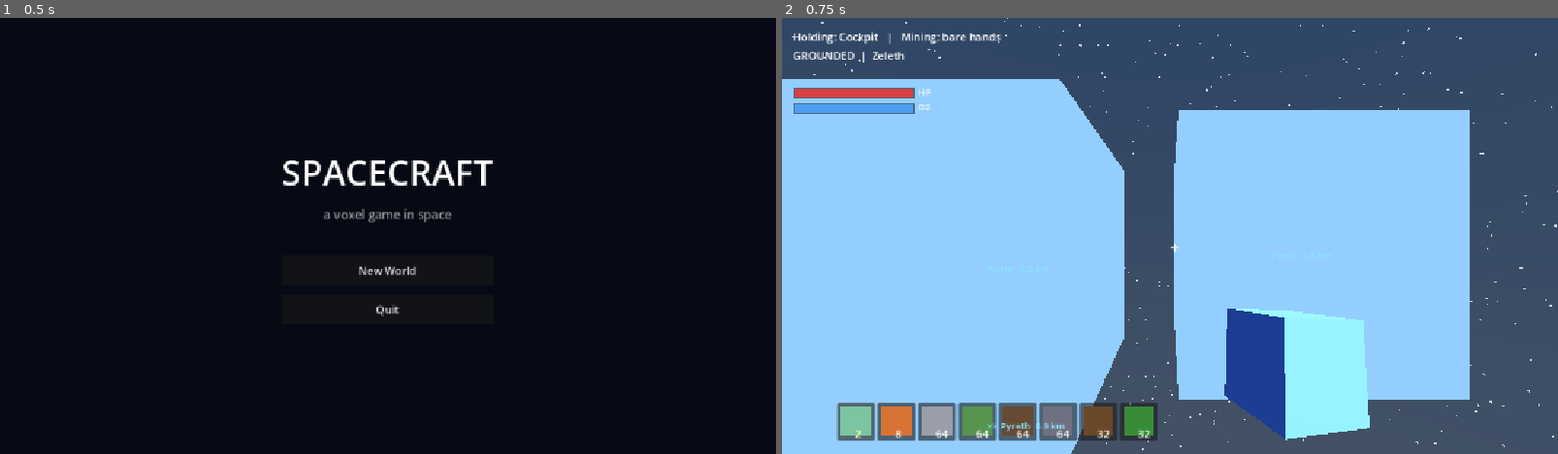
Above: before the commit, frames 1-2 (left to right).
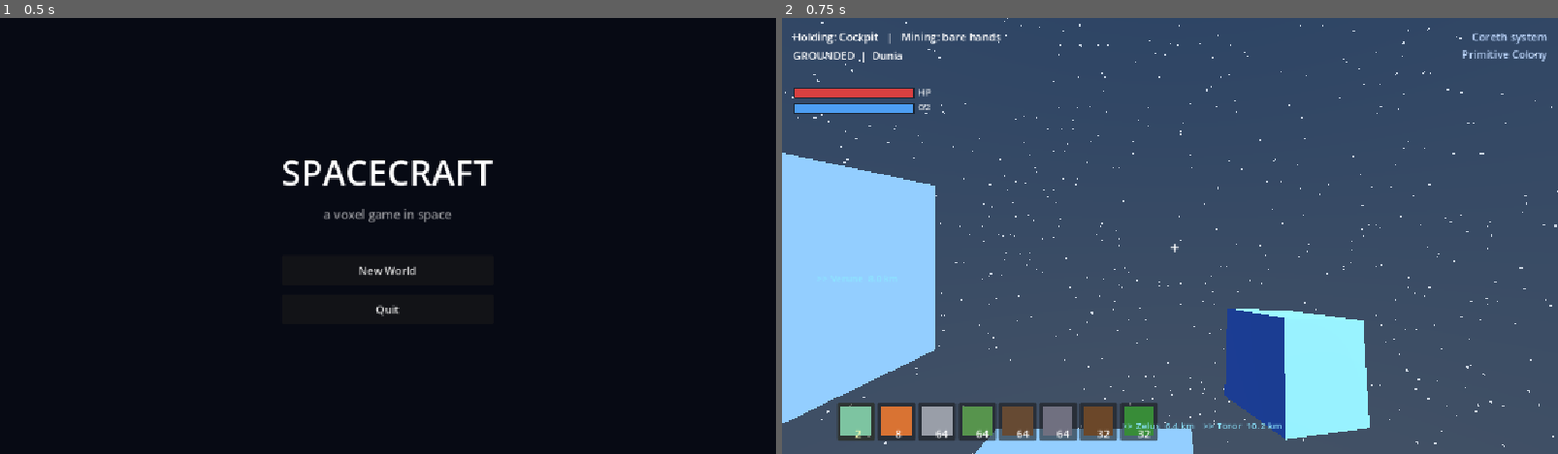
Above: after the commit, the same moments.

Repository: ParkerShelton/space-craft
Game: Godot game, scene res://scenes/Main.tscn
Same seed, same stepped clock (60 frames per second), same inputs: the game is played once before the commit and once after it.
Inputs:
- Up to frame 1 (0.5 s): no input
- Up to frame 2 (0.75 s): click "New World" at 0.5 s

Frame 1 is identical in both runs. In frame 2, 46% of the frame differs, in the area x 0-99%, y 3-100%.

Commit message:
Add a galaxy layer: star systems with procedural civilization tiers
Foundation for the bigger vision (warp travel, finding/trading with non-
hostile life, factions and law) -- scoped down to just the data layer for
now, agreed on before building: a Galaxy generates a set of star systems from
a seed, each independently rolling a civilization tier from lifeless, through
wildlife-only, up through a single primitive colony, to an advanced system
with several colonized worlds.

Civilization tier now drives which planets in a system are even allowed to
roll a settlement and how big it can grow, replacing the old per-planet dice
roll. A new game always starts in the first system with at least primitive
life. WorldManager tracks the current galaxy and system index as a foundation
for warp travel later; a HUD label surfaces the system name and civilization
tier now so this isn't just invisible backend plumbing.

No warp-travel UI or faction/law/trade behavior yet -- deliberately deferred
until systems exist to have opinions about.

Co-Authored-By: Claude Opus 4.8 <noreply@anthropic.com>

Diff:
--- /dev/null
+++ b/scripts/galaxy.gd
@@ -0,0 +1,79 @@
+class_name Galaxy
+extends RefCounted
+
+## A galaxy of star systems, generated from a single seed exactly like a
+## planet's ores/fauna/settlements: pure data derived from the seed, not a big
+## stored structure. Only the CURRENT system's planets ever actually get built
+## (see main._enter_system) -- every other system just sits here as a cheap
+## summary (name, civilization tier, seed) until the player warps there.
+##
+## Civilization tier decides whether a system has any intelligent life at all,
+## and how much: from totally lifeless, through wildlife-only, up through a
+## single primitive colony, to an advanced system with several colonized
+## worlds. This is the foundation a future warp-travel UI and faction/trade/law
+## layer will hang off of -- neither exists yet.
+
+const CIV_NONE := 0       # lifeless: no fauna, no civilization
+const CIV_FAUNA := 1      # wildlife but no intelligent life
+const CIV_PRIMITIVE := 2  # exactly one settled world, capped at a modest tier
+const CIV_ADVANCED := 3   # several colonized worlds, higher tech, bigger settlements
+const CIV_NAMES := ["Uninhabited", "Wildlife", "Primitive Colony", "Advanced Empire"]
+
+const SYSTEM_NAME_PRE := ["Al", "Bel", "Cor", "Dra", "Eri", "Fen", "Gal", "Hyx",
+	"Io", "Jor", "Kel", "Lyr", "Mor", "Nyv", "Oph", "Pyx", "Quo", "Rho", "Sol", "Tau"]
+const SYSTEM_NAME_SUF := ["ara", "ion", "eth", "ux", "aris", "or", "ine", "ys",
+	"and", "ell", "ix", "oth", "una", "ez", "in"]
+
+var galaxy_seed: int = 0
+var systems: Array = []  # each: {name, seed, civ_tier, pos, planet_count}
+
+
+func generate(seed_val: int, count: int = 24) -> void:
+	galaxy_seed = seed_val
+	systems.clear()
+	var rng := RandomNumberGenerator.new()
+	rng.seed = seed_val
+	for i in count:
+		var civ_roll := rng.randf()
+		var civ_tier: int
+		if civ_roll < 0.28:
+			civ_tier = CIV_NONE
+		elif civ_roll < 0.55:
+			civ_tier = CIV_FAUNA
+		elif civ_roll < 0.85:
+			civ_tier = CIV_PRIMITIVE
+		else:
+			civ_tier = CIV_ADVANCED
+		var planet_count := rng.randi_range(4, 6)
+		# scattered in an arbitrary "galaxy space" -- not used for real travel
+		# distances yet, just a placeholder shape for a future star map to plot
+		var dir := Vector3(rng.randf() * 2.0 - 1.0, rng.randf() * 2.0 - 1.0, rng.randf() * 2.0 - 1.0)
+		if dir.length() < 0.01:
+			dir = Vector3.RIGHT
+		var pos := dir.normalized() * rng.randf_range(100.0, 1000.0)
+		systems.append({
+			"name": _system_name(rng),
+			"seed": seed_val + i * 104729,  # large prime offset -> unrelated per-system seeds
+			"civ_tier": civ_tier,
+			"pos": pos,
+			"planet_count": planet_count,
+		})
+
+
+func _system_name(rng: RandomNumberGenerator) -> String:
+	return SYSTEM_NAME_PRE[rng.randi() % SYSTEM_NAME_PRE.size()] \
+		+ SYSTEM_NAME_SUF[rng.randi() % SYSTEM_NAME_SUF.size()]
+
+
+## The system to start a new game in: the first system with at least a
+## primitive colony, so a fresh game always has somewhere with intelligent life
+## reasonably nearby -- falls back to system 0 if the roll never produced one.
+func home_system_index() -> int:
+	for i in systems.size():
+		if int(systems[i]["civ_tier"]) >= CIV_PRIMITIVE:
+			return i
+	return 0
+
+
+static func civ_name(tier: int) -> String:
+	return CIV_NAMES[tier] if tier >= 0 and tier < CIV_NAMES.size() else "Unknown"
--- a/scripts/main.gd
+++ b/scripts/main.gd
@@ -146,7 +146,18 @@
 	if wseed < 0:
 		wseed = _rand_seed()
 	world.world_seed = wseed
-	_generate_planets(world, wseed)
+
+	var galaxy := Galaxy.new()
+	galaxy.generate(wseed)
+	world.galaxy = galaxy
+	# home_system_index() finds the first system with at least a primitive colony,
+	# so a new game always starts somewhere with intelligent life nearby -- not
+	# necessarily system 0. No warp travel yet, so this is also just "the" system.
+	world.current_system_index = galaxy.home_system_index()
+	var sysdef: Dictionary = galaxy.systems[world.current_system_index]
+	print("[galaxy] %d systems generated -- starting in %s (%s, %d planets)" % [
+		galaxy.systems.size(), sysdef["name"], Galaxy.civ_name(sysdef["civ_tier"]), sysdef["planet_count"]])
+	_generate_planets(world, sysdef)
 
 	# player: drop in just above dry land on the home world
 	var home: Planet = world.planets[0]
@@ -174,16 +185,22 @@
 			ground.build_chunk_sync(pcc + Vector3i(0, dy, 0))
 
 
-# Deterministically create a set of planets from a master seed. Planet 0 is the
-# habitable home world (verdant); the rest are random archetypes spread out in space.
-func _generate_planets(world: WorldManager, master_seed: int) -> void:
+# Deterministically create a system's planets from its seed. Planet 0 is the
+# habitable home world (verdant, and where the player spawns); the rest are
+# random archetypes spread out in space. Which planets (if any) get a
+# settlement, and how big it's allowed to grow, comes entirely from the
+# system's civilization tier (see galaxy.gd) -- not rolled per-planet.
+func _generate_planets(world: WorldManager, sysdef: Dictionary) -> void:
+	var master_seed: int = sysdef["seed"]
+	var civ_tier: int = sysdef["civ_tier"]
+	var count: int = sysdef["planet_count"]
 	var rng := RandomNumberGenerator.new()
 	rng.seed = master_seed
-	var count := rng.randi_range(4, 6)
+	var settled := _plan_settlements(rng, count, civ_tier)
 	var positions := []
 	var used_names := {}
 	for i in count:
-		var cfg := _make_planet_cfg(rng, i, master_seed, positions)
+		var cfg := _make_planet_cfg(rng, i, master_seed, positions, settled[i])
 		# guarantee unique names (saves key planet edits by name)
 		var nm: String = cfg["name"]
 		if used_names.has(nm):
@@ -194,7 +211,33 @@
 		world.add_planet(cfg)
 
 
-func _make_planet_cfg(rng: RandomNumberGenerator, index: int, master_seed: int, used: Array) -> Dictionary:
+# Decide which planet indices in this system get a settlement and how big it
+# may grow, purely from the system's civilization tier. Planet 0 is always the
+# player's home world, so it's the guaranteed one when the system has any
+# civilization at all -- Advanced systems also seed 1-2 other colonized worlds,
+# giving a real reason to travel within the system later.
+func _plan_settlements(rng: RandomNumberGenerator, count: int, civ_tier: int) -> Array:
+	var out := []
+	for i in count:
+		out.append({"enabled": false, "forced": false, "tier_cap": 0})
+	if civ_tier == Galaxy.CIV_PRIMITIVE:
+		out[0] = {"enabled": true, "forced": true, "tier_cap": 2}
+	elif civ_tier == Galaxy.CIV_ADVANCED:
+		out[0] = {"enabled": true, "forced": true, "tier_cap": 3}
+		var pool := range(1, count)
+		for i in range(pool.size() - 1, 0, -1):  # deterministic Fisher-Yates (our own
+			var j := rng.randi_range(0, i)       # seeded rng, NOT Array.shuffle's global one)
+			var tmp = pool[i]
+			pool[i] = pool[j]
+			pool[j] = tmp
+		var extra := mini(rng.randi_range(1, 2), pool.size())
+		for k in extra:
+			out[pool[k]] = {"enabled": true, "forced": false, "tier_cap": 3}
+	return out
+
+
+func _make_planet_cfg(rng: RandomNumberGenerator, index: int, master_seed: int, used: Array,
+		settled_info: Dictionary) -> Dictionary:
 	var a: Dictionary = _ARCHETYPES[0] if index == 0 else _ARCHETYPES[rng.randi_range(0, _ARCHETYPES.size() - 1)]
 	# home is always a big habitable world; others may be moons
 	var is_moon: bool = (index != 0) and bool(a["moon"]) and rng.randf() < 0.7
@@ -235,10 +278,9 @@
 		"atmo_height": rng.randf_range(600.0, 950.0),
 		"water_style": water, "water_amount": water_amount,
 		"hazard": a["hazard"], "hazard_dps": a["hdps"],
-		# TEST ONLY: guarantee a settlement on the home planet so it's easy to find
-		# without exploring -- remove once settlements are common enough to just
-		# stumble into naturally (or once there's a proper reason to seek one out)
-		"force_settlement": index == 0,
+		"settlements_enabled": settled_info["enabled"],
+		"force_settlement": settled_info["forced"],
+		"settlement_tier_cap": settled_info["tier_cap"],
 	}
 
 
--- a/scripts/planet.gd
+++ b/scripts/planet.gd
@@ -92,6 +92,8 @@
 const SETTLEMENT_TIER_RADIUS := [22.0, 42.0, 68.0, 100.0]
 const SETTLEMENT_TIER_DENSITY := [0.32, 0.42, 0.5, 0.58]  # chance a building-cell in range holds a building
 var settlements: Array = []    # each: {dir, up, u, v, anchor, tier, radius, density, wall_mat, roof_mat, seed}
+var settlements_enabled := true  # false = this planet never gets a settlement (set by civ tier)
+var settlement_tier_cap := 3     # highest settlement tier this planet may roll (set by civ tier)
 var settlement_reach := 0.0    # tallest a building can get, for streaming/reach purposes
 
 # --- fauna (procedural creatures, derived from seed like ores) ---
@@ -158,7 +160,12 @@
 	_derive_caves(cfg.get("cave_amount", -1.0))
 	_derive_water(cfg)
 	_derive_fauna()  # after water: fish generation depends on water_style
-	_derive_settlements(cfg.get("force_settlement", false))  # after flora/water: siting depends on both
+	# after flora/water: siting depends on both. A system's civilization tier
+	# (see galaxy.gd) decides whether THIS planet is allowed settlements at all,
+	# how big they're allowed to get, and whether one is force-guaranteed.
+	settlements_enabled = cfg.get("settlements_enabled", true)
+	settlement_tier_cap = cfg.get("settlement_tier_cap", 3)
+	_derive_settlements(cfg.get("force_settlement", false))
 	_add_distant_sphere()
 
 
@@ -578,6 +585,8 @@
 func _derive_settlements(force_one: bool) -> void:
 	settlements.clear()
 	settlement_reach = 0.0
+	if not settlements_enabled:
+		return  # this system's civilization tier doesn't put anyone on this planet
 	# how hospitable this world is -- shapes both how likely a site is to be
 	# settled at all, and how big it grows when it is
 	var hab := 0.0
@@ -638,7 +647,8 @@
 		var troll := srng.randf() - hab * 0.18
 		var tier := 3 if troll < 0.08 else (2 if troll < 0.30 else (1 if troll < 0.65 else 0))
 		if forced:
-			tier = maxi(tier, 1)  # the guaranteed test settlement is at least a Village
+			tier = maxi(tier, 1)  # a forced settlement is at least a Village
+		tier = mini(tier, settlement_tier_cap)  # a low-civ system never rolls higher than this
 
 		var up := _axis_of(dir) if shape_cube else dir
 		var tang := up.cross(Vector3.RIGHT)
--- a/scripts/player.gd
+++ b/scripts/player.gd
@@ -99,6 +99,7 @@
 var _hotbar_label: Label
 var _mode_label: Label
 var _ship_label: Label
+var _system_label: Label
 var _target_label: Label
 var _toast_label: Label            # transient "Saved"/"Loaded" confirmation
 var _toast_time := 0.0
@@ -1453,6 +1454,21 @@
 	_ship_label.position = Vector2(16, 72)
 	layer.add_child(_ship_label)
 
+	# top-right: which system you're in and how civilized it is -- the first
+	# visible piece of the galaxy layer; no warp travel yet, just showing where
+	# you actually are
+	_system_label = Label.new()
+	_system_label.set_anchors_preset(Control.PRESET_TOP_RIGHT)
+	_system_label.position = Vector2(-260, 16)
+	_system_label.custom_minimum_size = Vector2(244, 0)
+	_system_label.horizontal_alignment = HORIZONTAL_ALIGNMENT_RIGHT
+	_system_label.modulate = Color(0.75, 0.85, 1.0)
+	if world != null:
+		var sysdef := world.current_system()
+		if not sysdef.is_empty():
+			_system_label.text = "%s system\n%s" % [sysdef["name"], Galaxy.civ_name(sysdef["civ_tier"])]
+	layer.add_child(_system_label)
+
 	# what you're aiming at + mining progress, just under the crosshair
 	_target_label = Label.new()
 	_target_label.set_anchors_preset(Control.PRESET_CENTER_TOP)
--- a/scripts/world_manager.gd
+++ b/scripts/world_manager.gd
@@ -18,6 +18,18 @@
 const SAVE_VERSION := 1
 
 var world_seed := 0   # master seed the planets were generated from (persisted)
+
+# --- galaxy (foundation for future warp travel; no travel UI yet) ---
+# The galaxy itself is a pure function of world_seed (like everything else),
+# so it's rebuilt on load rather than saved; only WHICH system is current needs
+# persisting. `planets` above are always just the current system's planets.
+var galaxy: Galaxy
+var current_system_index := 0
+
+func current_system() -> Dictionary:
+	if galaxy == null or current_system_index < 0 or current_system_index >= galaxy.systems.size():
+		return {}
+	return galaxy.systems[current_system_index]
 
 
 ## Read just the saved world seed (so planets can be regenerated identically before
@@ -53,6 +65,7 @@
 	var data := {
 		"version": SAVE_VERSION,
 		"world_seed": world_seed,
+		"current_system_index": current_system_index,
 		"player": {},
 		"planets": {},   # planet name -> edits_by_chunk
 		"ships": [],
@@ -117,6 +130,10 @@
 		data = _read_save(SAVE_BAK)
 	if typeof(data) != TYPE_DICTIONARY:
 		return false
+
+	# current_system_index just tags along for now (no warp travel yet, so it can
+	# never actually differ from what was already generated in main._start_world)
+	current_system_index = data.get("current_system_index", 0)
 
 	# planets: swap in the saved edits and re-mesh anything already loaded
 	var pedits: Dictionary = data.get("planets", {})
Not shown, added: scripts/galaxy.gd.uid
